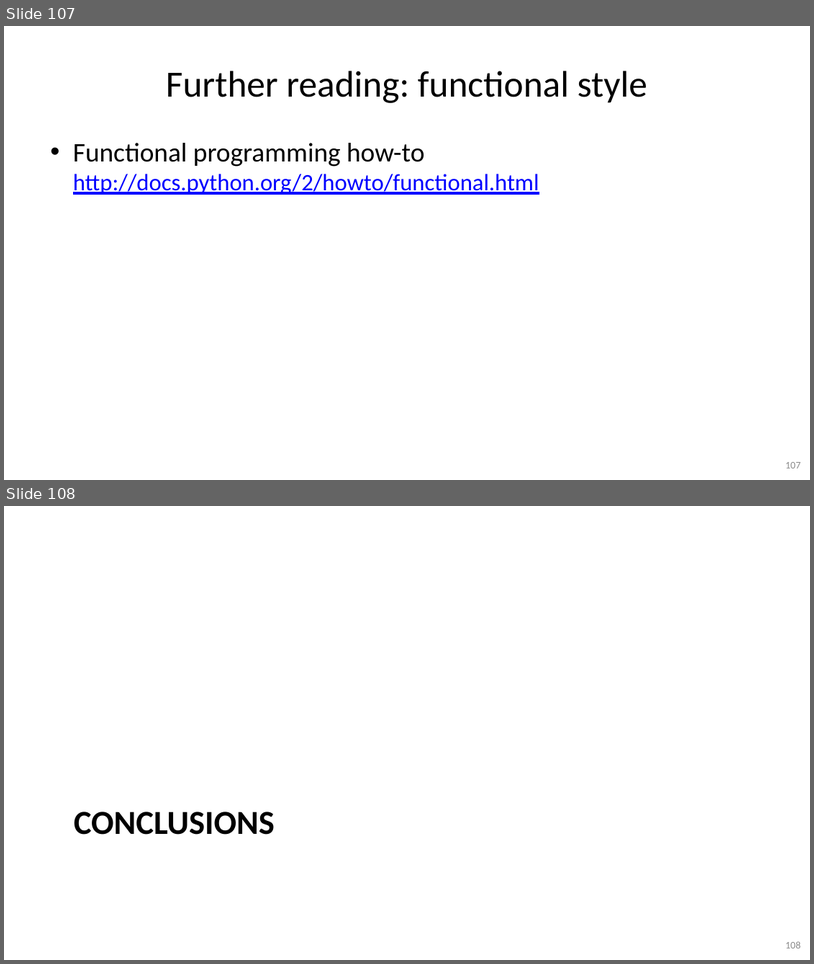
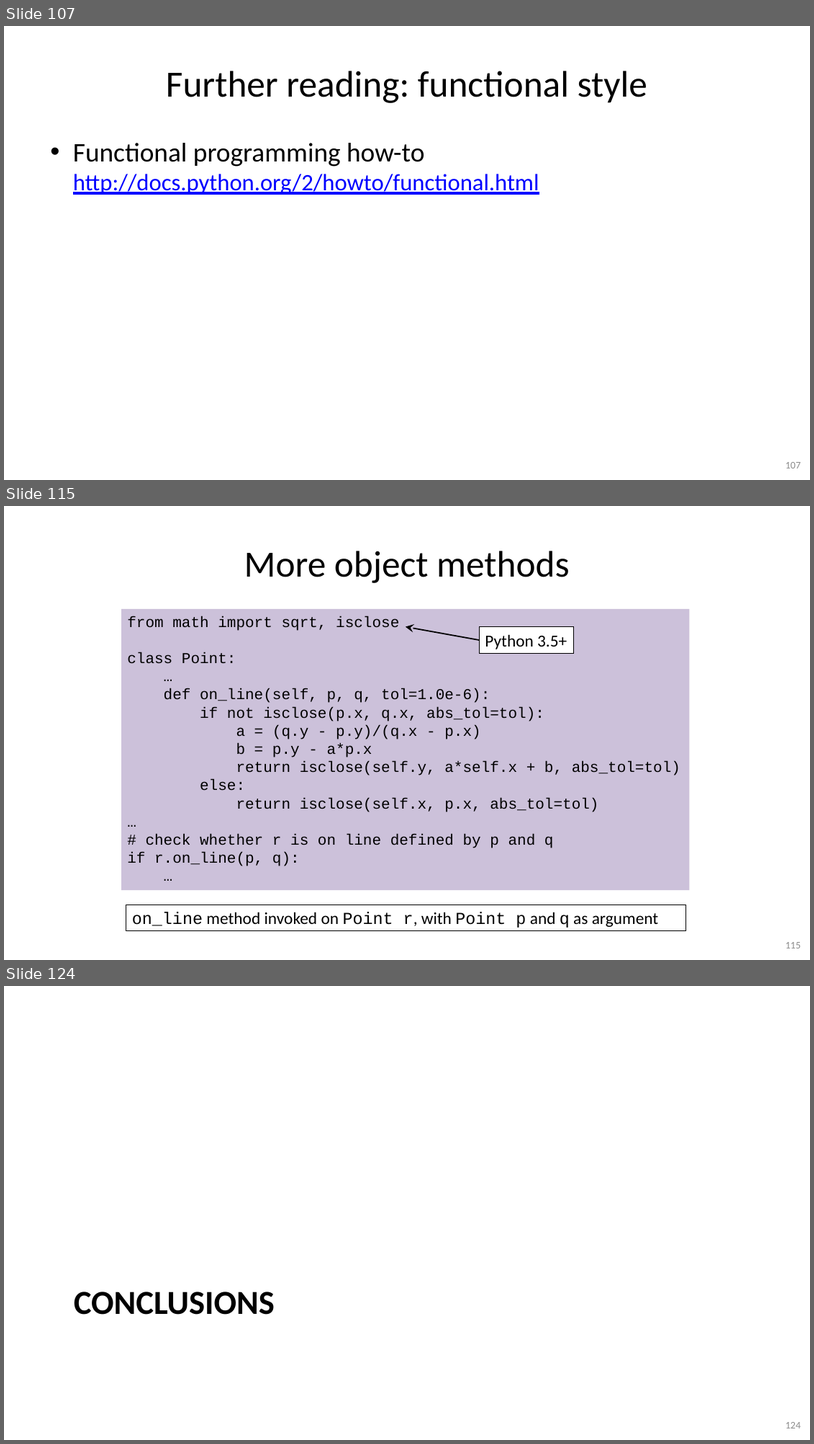
Before and after one commit to gjbex/Python-for-programmers, a slide deck: python_for_programmers.pptx. Shown one above the other, each under a label of ours: slides 107 and 108 before the commit, slides 107, 115 and 124 after it; the slides between them are not shown. The pictures are 814x964 and 814x1444 pixels, drawn with LibreOffice and Linux fonts; fonts in the diff are those of the drawing. Boxes give left, top, right and bottom in pixels: in the first picture for what was removed or moved away, otherwise in the second. Text is boxed around its words. In the diff, an @@ line names an element or a change of style, - is before the commit and + after.

```diff
--- a/python_for_programmers.pptx
+++ b/python_for_programmers.pptx
@@ slide 115 added at [4,506,810,960], background #FFFFFF @@
@@ title added at [244,551,569,583], 44 pt, text #000000 @@
+More object methods
@@ rectangle added at [121,609,690,890], fill #CCC1DA, 18 pt, text #000000 @@
+from math import sqrt, isclose
+class Point:
+…
+def on_line(self, p, q, tol=1.0e-6):
+if not isclose(p.x, q.x, abs_tol=tol):
+a = (q.y - p.y)/(q.x - p.x)
+b = p.y - a*p.x
+return isclose(self.y, a*self.x + b, abs_tol=tol)
+else:
+return isclose(self.x, p.x, abs_tol=tol)
+…
+# check whether r is on line defined by p and q
+if r.on_line(p, q):
+…
@@ arrow added from (479, 640) to (406, 627), #000000 1.5 pt @@
@@ rectangle added at [479,627,574,654], fill #FFFFFF, outline #000000 0.75 pt, 20 pt, text #000000 @@
+Python 3.5+
@@ rectangle added at [126,904,687,931], outline #000000 0.75 pt, 20 pt, text #000000 @@
+on_line method invoked on Point r, with Point p and q as argument
@@ page number added at [786,942,801,948], 12 pt, text #8C8C8C @@
+115
@@ what was slide 108 is now slide 124 @@
@@ page number at [786,1422,801,1428]: text changed @@
-108
+124
```
Also in this commit, not shown: 15 other slides added.
